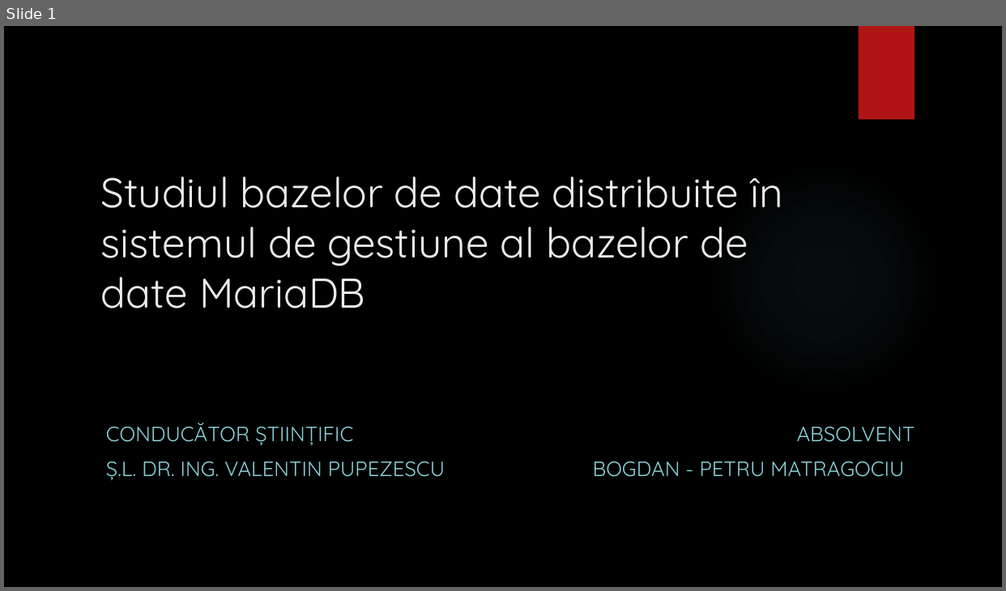
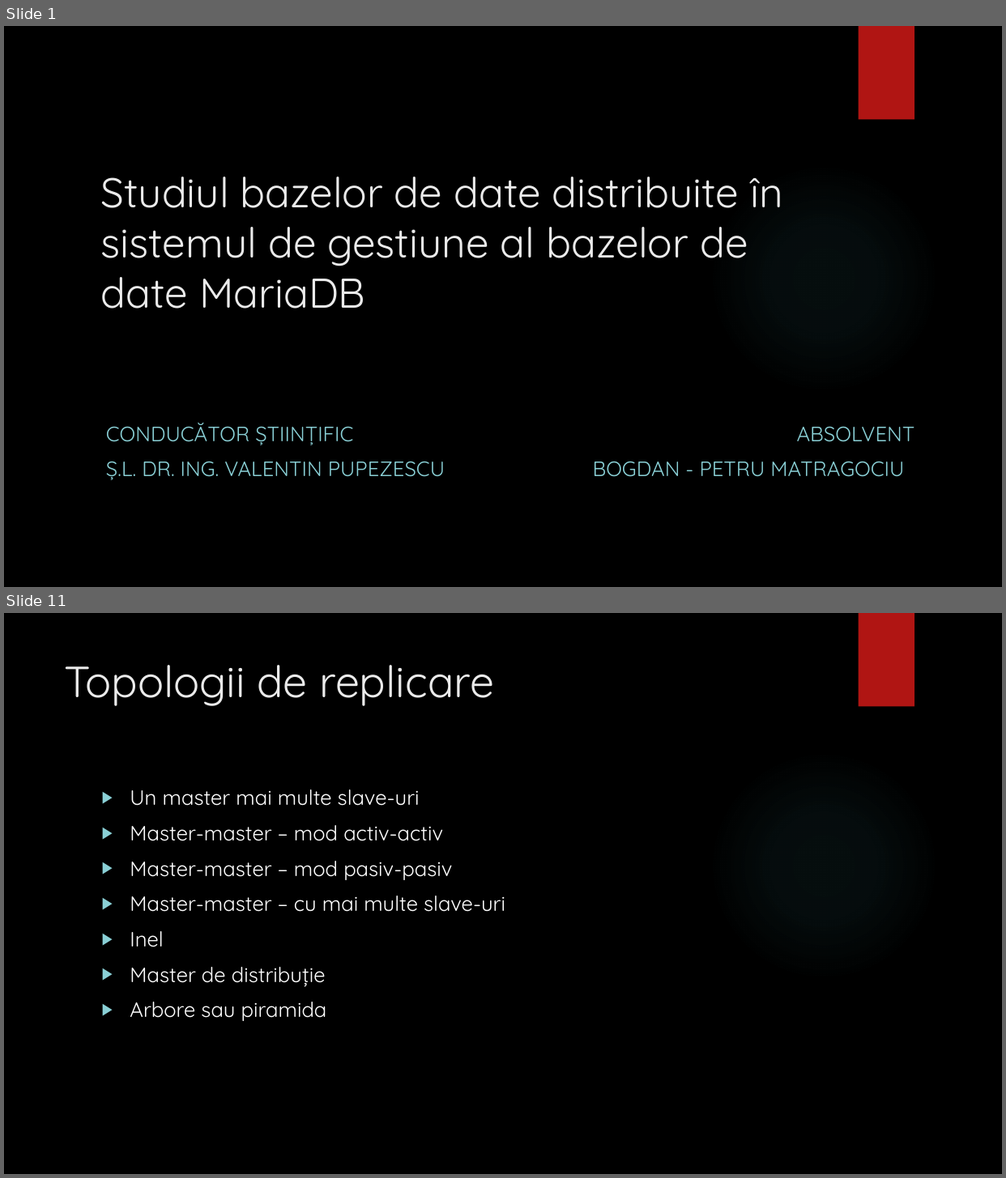
Before and after one commit to bogdanmatra/stoma, a slide deck: documentation/Prezentare_Licenta_Matragociu_Bogdan.pptx. Shown one above the other, each under a label of ours: slide 1 before the commit, slides 1 and 11 after it; the slides between them are not shown. The pictures are 1006x591 and 1006x1178 pixels, drawn with LibreOffice and Linux fonts; fonts in the diff are those of the drawing; background and template pictures are left out. Boxes give left, top, right and bottom in pixels: in the first picture for what was removed or moved away, otherwise in the second. Text is boxed around its words. In the diff, an @@ line names an element or a change of style, - is before the commit and + after.

```diff
--- a/documentation/Prezentare_Licenta_Matragociu_Bogdan.pptx
+++ b/documentation/Prezentare_Licenta_Matragociu_Bogdan.pptx
@@ slide 11 added at box(4, 613, 1002, 1174), background picture (left out); not listed: 2 template elements that a slide beside it also shows @@
@@ title added at box(65, 665, 494, 706), 42 pt, text #EBEBEB @@
+Topologii de replicare
@@ text added at box(130, 790, 505, 1021), 20 pt, text #FFFFFF @@
+▶ Un master mai multe slave-uri
+▶ Master-master – mod activ-activ
+▶ Master-master – mod pasiv-pasiv
+▶ Master-master – cu mai multe slave-uri
+▶ Inel
+▶ Master de distribuție
+▶ Arbore sau piramida
```
Also in this commit, not shown: 14 other slides added, 4 slides removed, 1 other file.
